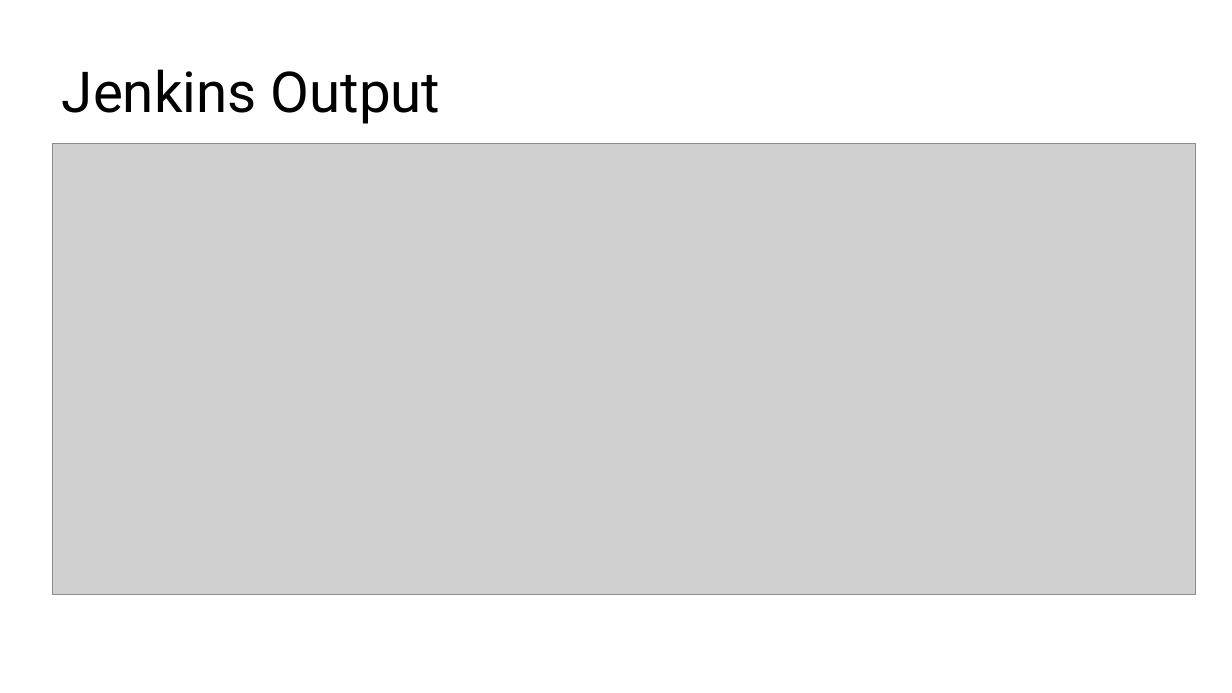
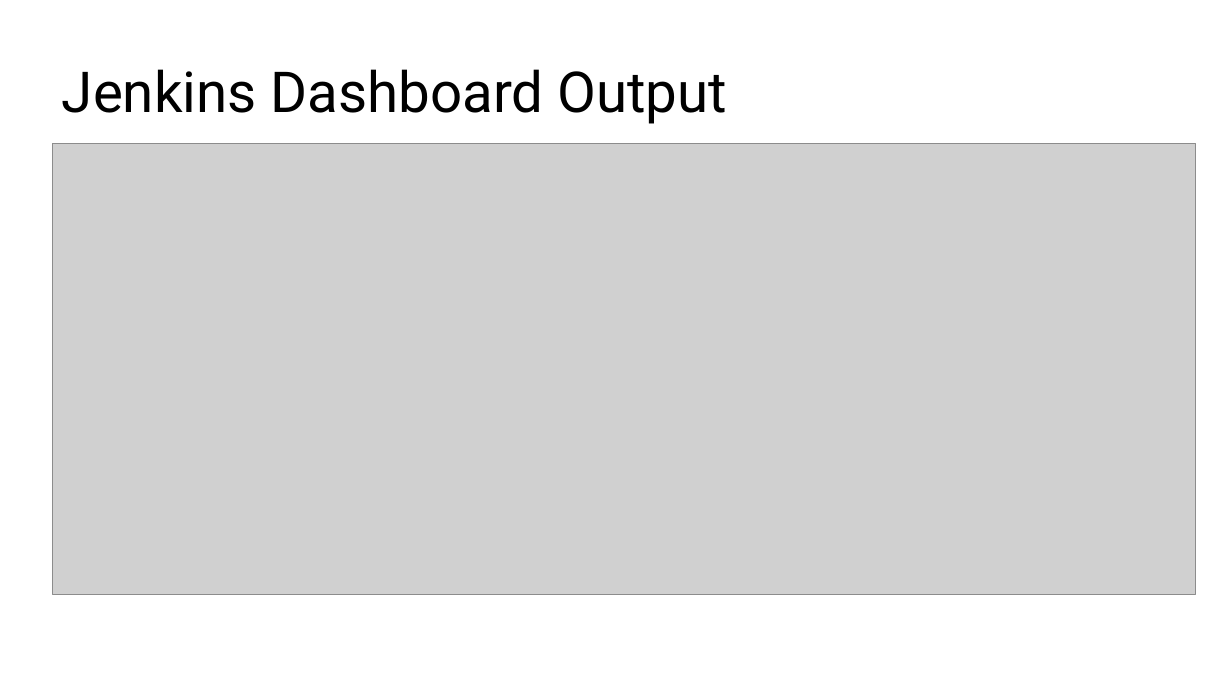
Before and after one commit to sahuljr7/Capstone-Project, a slide deck: slide 14 of PPT.pptx. Drawn at 1232x693 pixels with LibreOffice and Linux fonts; fonts in the diff are those of the drawing; grey boxes stand for pictures. Boxes give left, top, right and bottom in pixels: in the first picture for what was removed or moved away, otherwise in the second. Text is boxed around its words. In the diff, an @@ line names an element or a change of style, - is before the commit and + after.

Commit message:
ppt update

```diff
--- a/PPT.pptx
+++ b/PPT.pptx
@@ title at bbox=[62, 69, 728, 124]: text changed @@
-Jenkins Output
+Jenkins Dashboard Output
```
Also in this commit, not shown: 1 other slide changed, 1 slide added, 1 other file.
